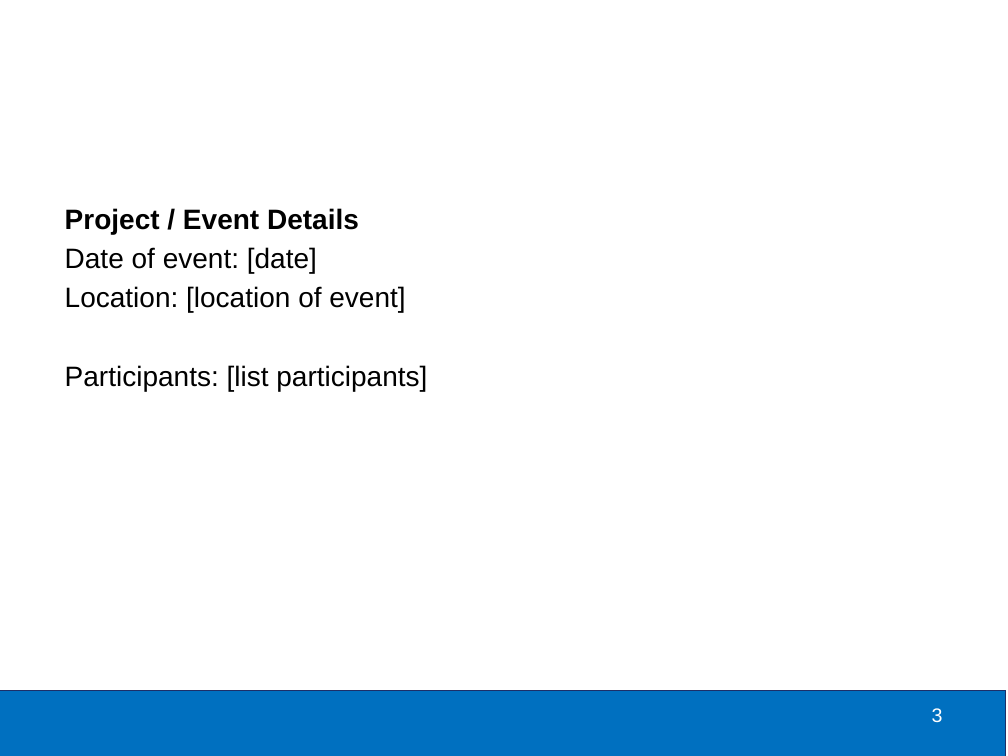
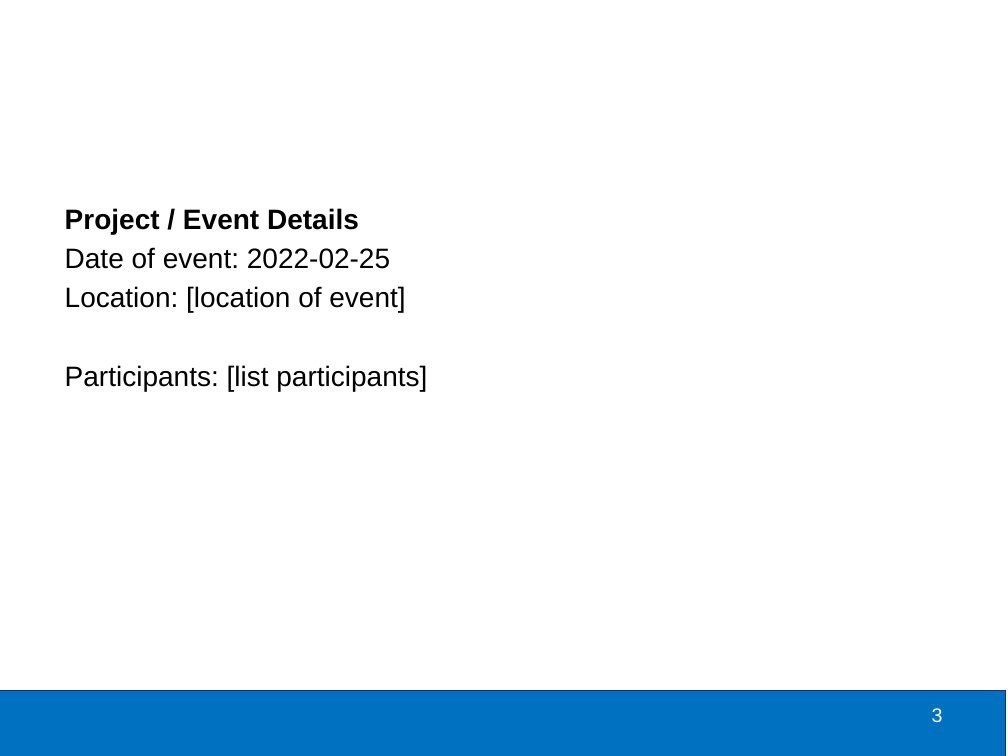
Before and after one commit to burch-cm/training, a slide deck: slide 3 of classes/AAR/complete/GLT Involuntary Off-boarding AAR 2022-04-06.pptx. Drawn at 1008x756 pixels with LibreOffice and Linux fonts; fonts in the diff are those of the drawing; background and template pictures are left out. Boxes give left, top, right and bottom in pixels: in the first picture for what was removed or moved away, otherwise in the second. Text is boxed around its words. In the diff, an @@ line names an element or a change of style, - is before the commit and + after.

```diff
--- a/classes/AAR/complete/GLT Involuntary Off-boarding AAR 2022-04-06.pptx
+++ b/classes/AAR/complete/GLT Involuntary Off-boarding AAR 2022-04-06.pptx
@@ text at bbox=[65, 247, 390, 269]: text changed @@
-Date of event: [date]
+Date of event: 2022-02-25
```
Also in this commit, not shown: 7 other slides changed, 3 slides added.
